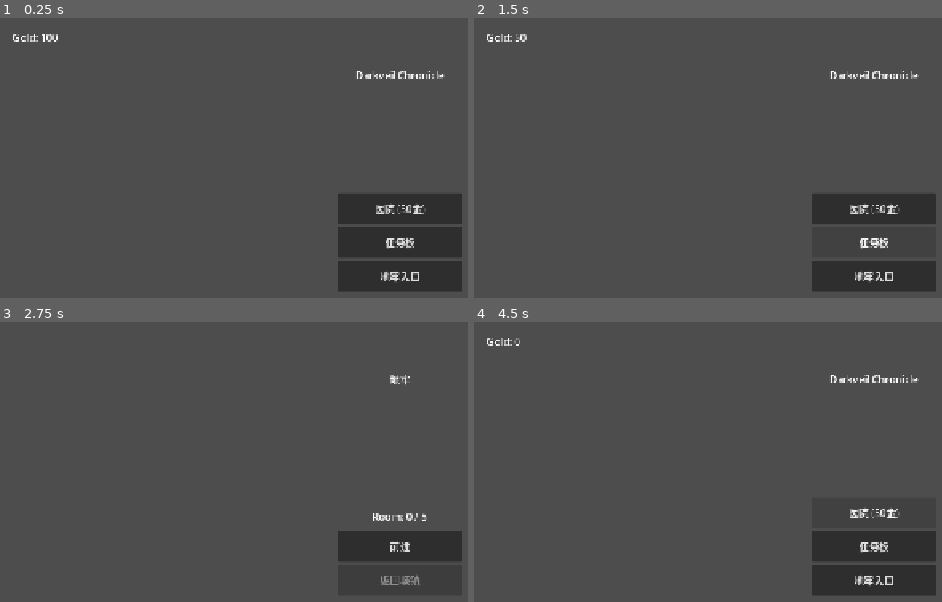
Above: before the commit, frames 1-4 (two rows, left to right).
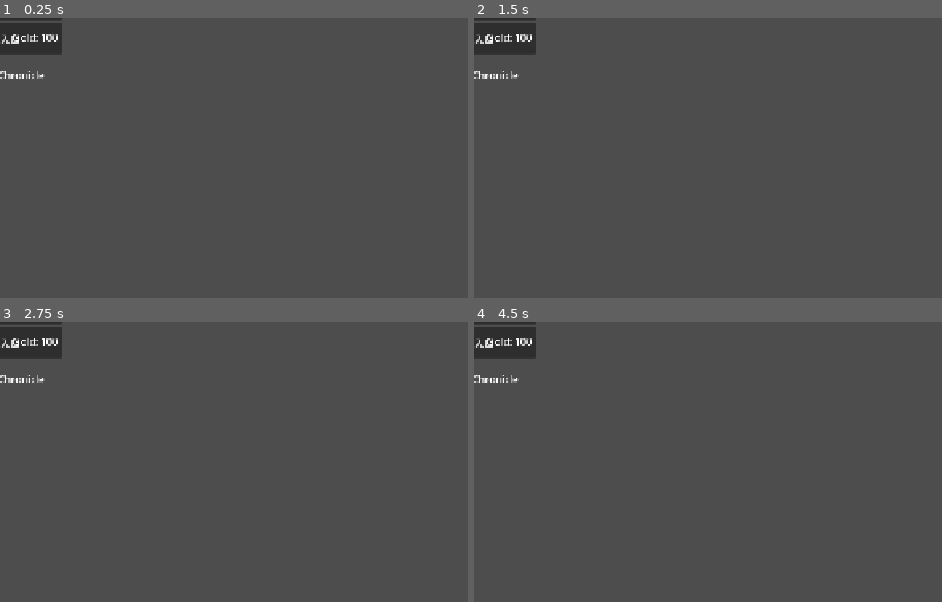
Above: after the commit, the same moments.

Repository: ycfyu12345/darkveil_chronicle
Game: Godot game, scene res://scenes/town/town_scene.tscn
Two runs of this game, one before a commit and one after it. Both use one fixed random seed, a clock stepped at 60 frames per second and the inputs below.
Inputs (mouse positions are in pixels of both pictures, inside the frame that each line leads up to):
- Up to frame 1 (0.25 s): no input
- Up to frame 2 (1.5 s): click (871, 208) at 0.5 s, where only the run before the commit has a clickable "医院 (50金)"; click (871, 242) at 1.25 s, where only the run before the commit has a clickable "任务板"
- Up to frame 3 (2.75 s): click (397, 579) at 2 s, where only the run before the commit has a clickable "地牢入口"
- Up to frame 4 (4.5 s): click (871, 546) at 2.75 s, where only the run before the commit has a clickable "前进"; click (871, 579) at 3.5 s, where only the run before the commit has a clickable "返回城镇"; click (871, 512) at 4.25 s, where only the run before the commit has a clickable "医院 (50金)"

The runs differ from the first frame. In frame 1, 10% of the frame differs, in the area x 0-99%, y 0-98%; in frame 2, 7.6%; in frame 3, 4.9%; in frame 4, 7.6%.

Commit message:
fix: 修复城镇按钮节点路径

Diff:
--- a/scenes/town/town_scene.tscn
+++ b/scenes/town/town_scene.tscn
@@ -12,28 +12,36 @@
 color = Color(0.2, 0.2, 0.25, 1)
 
 [node name="Title" type="Label" parent="."]
-offset_left = 490.0
+anchors_preset = 5
+anchor_left = 0.5
+anchor_right = 0.5
+offset_left = -100.0
 offset_top = 80.0
-offset_right = 790.0
+offset_right = 100.0
 offset_bottom = 130.0
 text = "Darkveil Chronicle"
 horizontal_alignment = 1
 
-[node name="BuildingList" type="VBoxContainer" parent="."]
-offset_left = 540.0
-offset_top = 280.0
-offset_right = 740.0
-offset_bottom = 480.0
+[node name="VBox" type="VBoxContainer" parent="."]
+anchors_preset = 8
+anchor_left = 0.5
+anchor_top = 0.5
+anchor_right = 0.5
+anchor_bottom = 0.5
+offset_left = -100.0
+offset_top = -100.0
+offset_right = 100.0
+offset_bottom = 100.0
 
-[node name="HospitalButton" type="Button" parent="BuildingList"]
+[node name="HospitalButton" type="Button" parent="VBox"]
 custom_minimum_size = Vector2(200, 50)
 text = "医院 (50金)"
 
-[node name="QuestBoardButton" type="Button" parent="BuildingList"]
+[node name="QuestBoardButton" type="Button" parent="VBox"]
 custom_minimum_size = Vector2(200, 50)
 text = "任务板"
 
-[node name="DungeonEntranceButton" type="Button" parent="BuildingList"]
+[node name="DungeonEntranceButton" type="Button" parent="VBox"]
 custom_minimum_size = Vector2(200, 50)
 text = "地牢入口"
 
--- a/scripts/town/town_manager.gd
+++ b/scripts/town/town_manager.gd
@@ -3,9 +3,9 @@
 ## 城镇系统管理器
 
 @onready var gold_label: Label = $GoldLabel
-@onready var hospital_btn: Button = $BuildingList/HospitalButton
-@onready var quest_btn: Button = $BuildingList/QuestBoardButton
-@onready var dungeon_btn: Button = $BuildingList/DungeonEntranceButton
+@onready var hospital_btn: Button = $VBox/HospitalButton
+@onready var quest_btn: Button = $VBox/QuestBoardButton
+@onready var dungeon_btn: Button = $VBox/DungeonEntranceButton
 
 ## 建筑类型枚举
 enum BuildingType {
